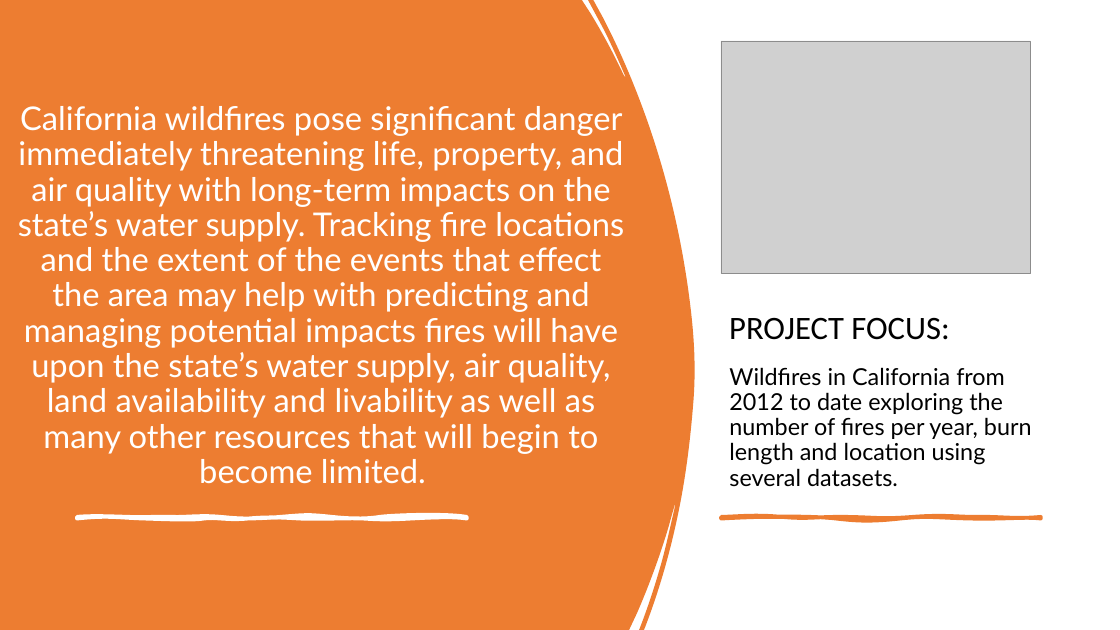
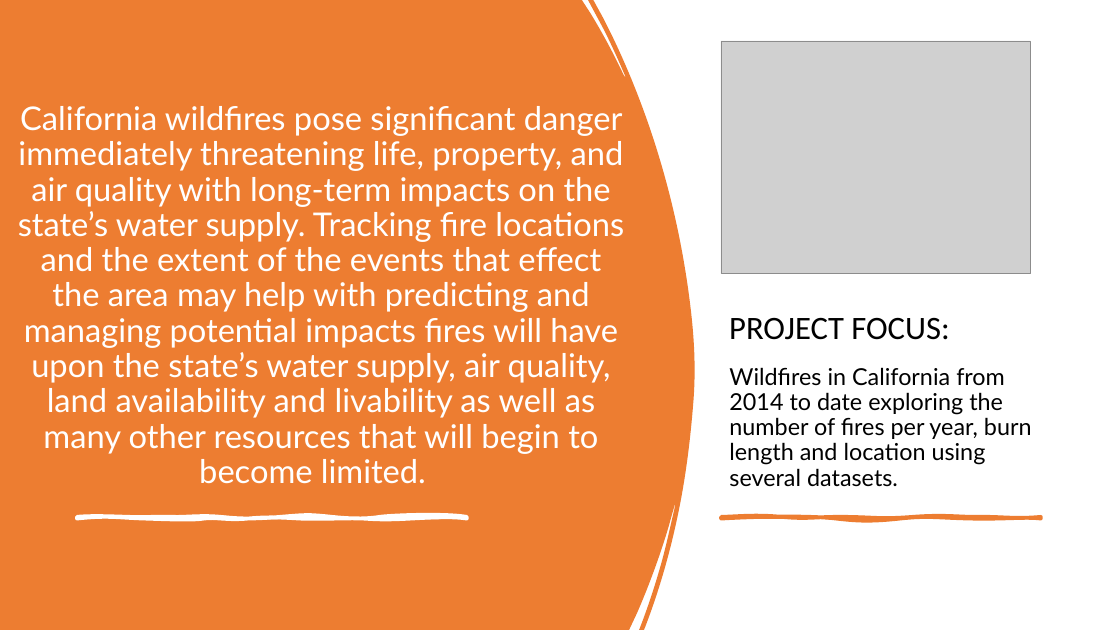
Before and after one commit to ErinBuday/California_Wildfires, a slide deck: slide 2 of Project3_CA_WildFires.pptx. Drawn at 1120x630 pixels with LibreOffice and Linux fonts; fonts in the diff are those of the drawing; grey boxes stand for pictures. Boxes give left, top, right and bottom in pixels: in the first picture for what was removed or moved away, otherwise in the second. Text is boxed around its words. In the diff, an @@ line names an element or a change of style, - is before the commit and + after.

```diff
--- a/Project3_CA_WildFires.pptx
+++ b/Project3_CA_WildFires.pptx
@@ text at [729, 367, 1032, 487]: text changed @@
-Wildfires in California from 2012 to date exploring the number of fires per year, burn length and location using several datasets.
+Wildfires in California from 2014 to date exploring the number of fires per year, burn length and location using several datasets.
```
Also in this commit, not shown: 1 other slide changed, 10 other files.
